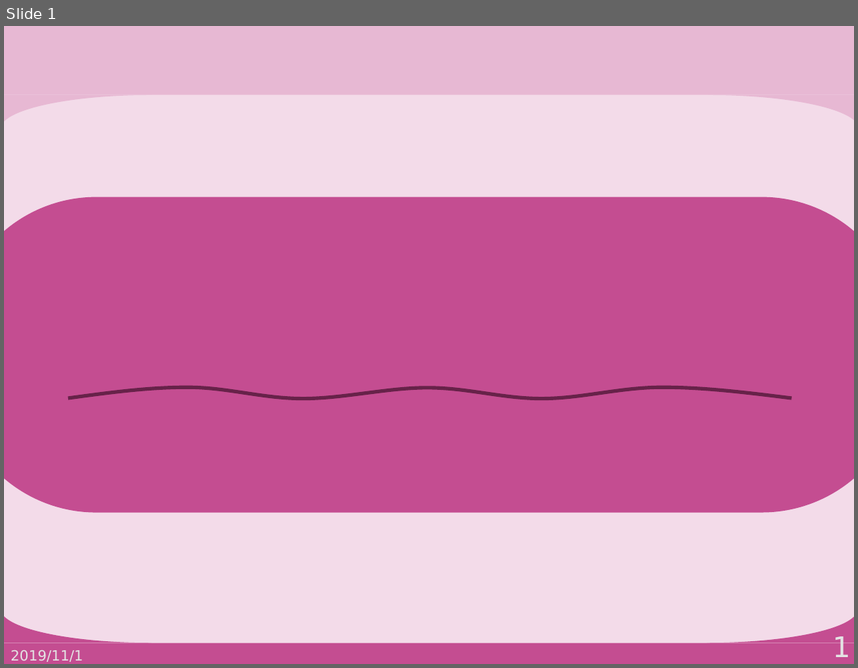
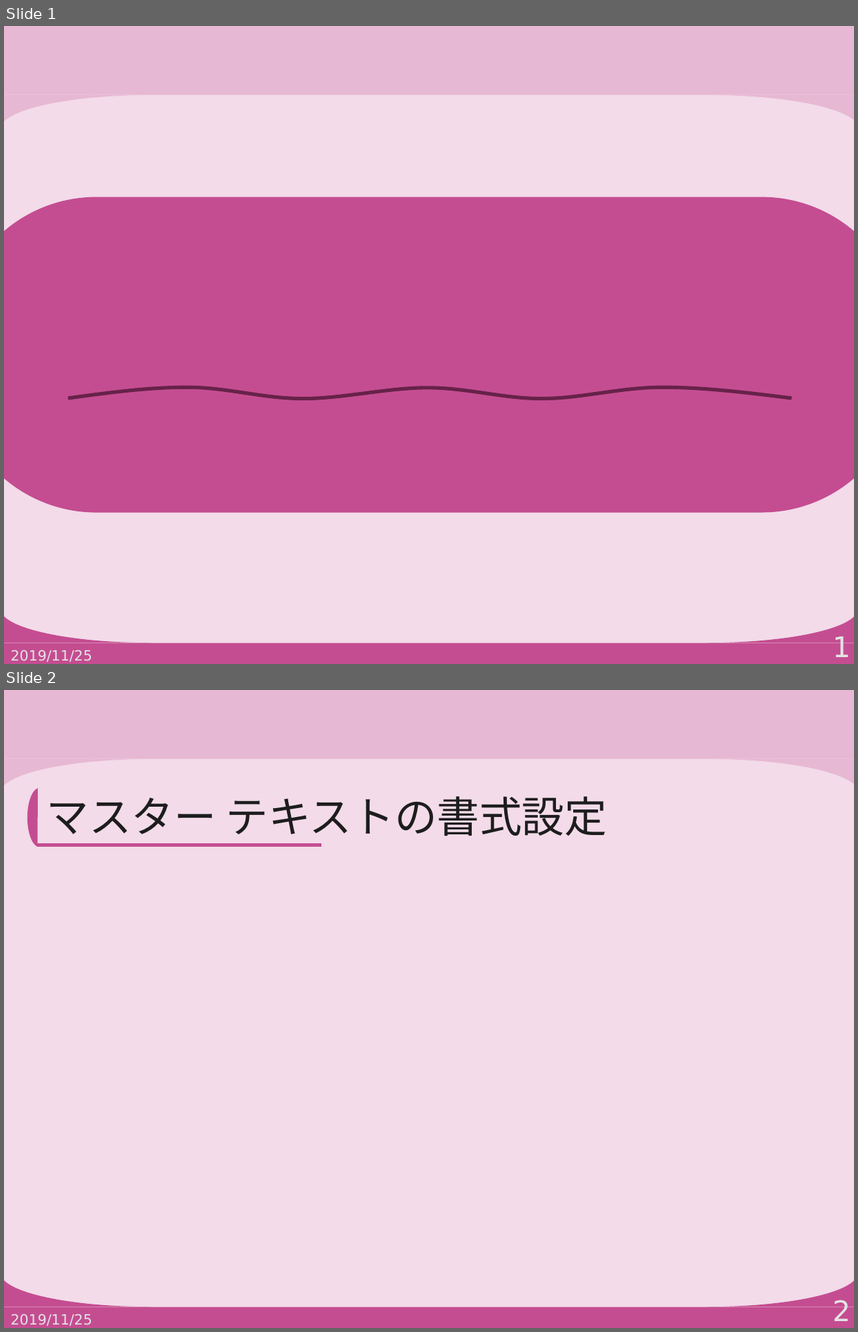
Before and after one commit to PajamaDrive/presentation_template, a slide deck: Matsushita_ver3.potx. Shown one above the other, each under a label of ours: slide 1 before the commit, slides 1 and 2 after it. The pictures are 858x668 and 858x1332 pixels, drawn with LibreOffice and Linux fonts; fonts in the diff are those of the drawing. Boxes give left, top, right and bottom in pixels: in the first picture for what was removed or moved away, otherwise in the second. Text is boxed around its words. In the diff, an @@ line names an element or a change of style, - is before the commit and + after.

```diff
--- a/Matsushita_ver3.potx
+++ b/Matsushita_ver3.potx
@@ slide 2 added at (x1=4, y1=690, x2=854, y2=1328), background #F3DBE9; not listed: 6 template elements that a slide beside it also shows @@
@@ chord (boxed as its full ellipse) added at (x1=27, y1=787, x2=52, y2=847), fill #C44D91 @@
@@ text added at (x1=46, y1=796, x2=608, y2=836), 36 pt, text #1D1D1D @@
+マスター テキストの書式設定
@@ line added from (37, 845) to (322, 845), #C44D91 3 pt @@
@@ page number added at (x1=833, y1=1299, x2=851, y2=1321), 24 pt, text #E4E4E4 @@
+2
@@ text added at (x1=11, y1=1314, x2=92, y2=1325), 12 pt, text #E4E4E4 @@
+2019/11/25
@@ slide 1 changed as well @@
@@ text at (x1=11, y1=650, x2=92, y2=661): text changed @@
-2019/11/1
+2019/11/25
```
Also in this commit, not shown: 2 other files.
